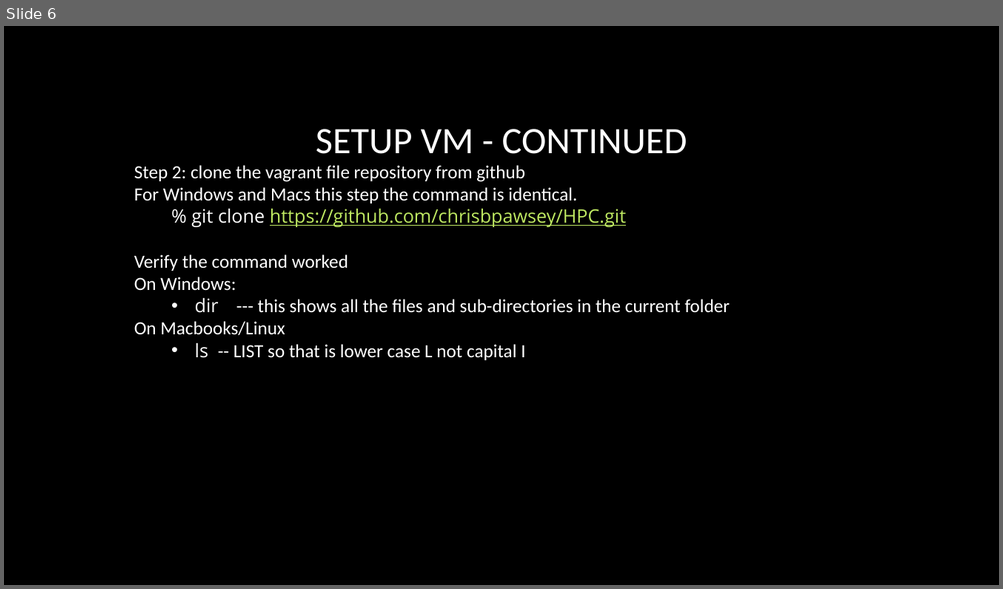
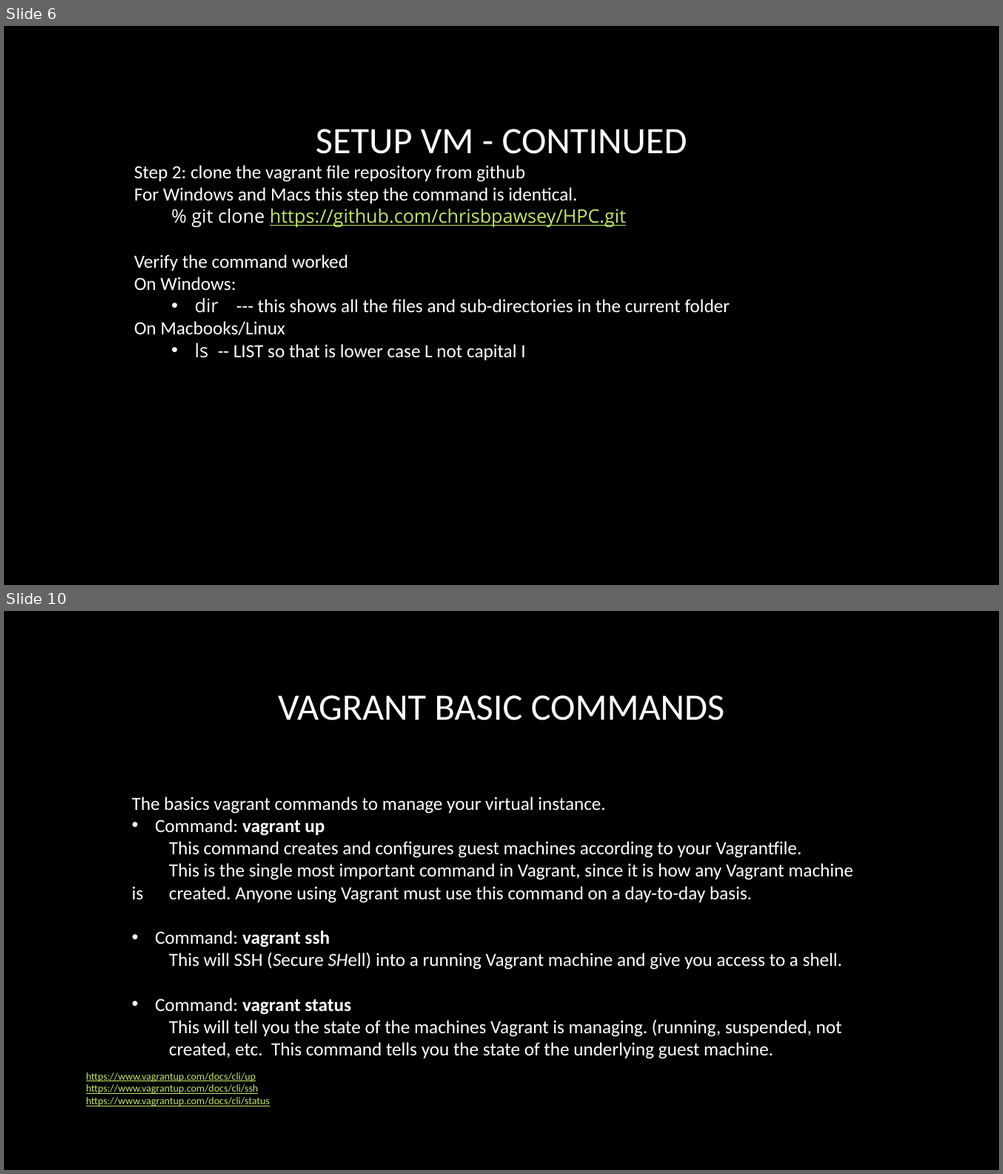
Before and after one commit to chrisbuwahpc/HPC, a slide deck: VM_instructions.pptx. Shown one above the other, each under a label of ours: slide 6 before the commit, slides 6 and 10 after it; the slides between them are not shown. The pictures are 1003x589 and 1003x1174 pixels, drawn with LibreOffice and Linux fonts; fonts in the diff are those of the drawing; background and template pictures are left out. Boxes give left, top, right and bottom in pixels: in the first picture for what was removed or moved away, otherwise in the second. Text is boxed around its words. In the diff, an @@ line names an element or a change of style, - is before the commit and + after.

Commit message:
update 5507 course number and vagrant info

```diff
--- a/VM_instructions.pptx
+++ b/VM_instructions.pptx
@@ slide 10 added at bbox=[4, 611, 999, 1170], background picture (left out) @@
@@ title added at bbox=[278, 695, 725, 721], 36 pt, text #FFFFFF @@
+VAGRANT BASIC COMMANDS
@@ text added at bbox=[132, 797, 854, 1059], 18 pt, text #FFFFFF @@
+The basics vagrant commands to manage your virtual instance.
+• Command: vagrant up
+This command creates and configures guest machines according to your Vagrantfile.
+This is the single most important command in Vagrant, since it is how any Vagrant machine is created. Anyone using Vagrant must use this command on a day-to-day basis.
+• Command: vagrant ssh
+  This will SSH (Secure SHell) into a running Vagrant machine and give you access to a shell.
+• Command: vagrant status
+  This will tell you the state of the machines Vagrant is managing. (running, suspended, not created, etc. This command tells you the state of the underlying guest machine.
@@ text added at bbox=[86, 1073, 270, 1107], 10 pt, text #BFE962, underline @@
+https://www.vagrantup.com/docs/cli/up
+https://www.vagrantup.com/docs/cli/ssh
+https://www.vagrantup.com/docs/cli/status
```
Also in this commit, not shown: 5 slides changed, 1 other slide added, 1 other file.
